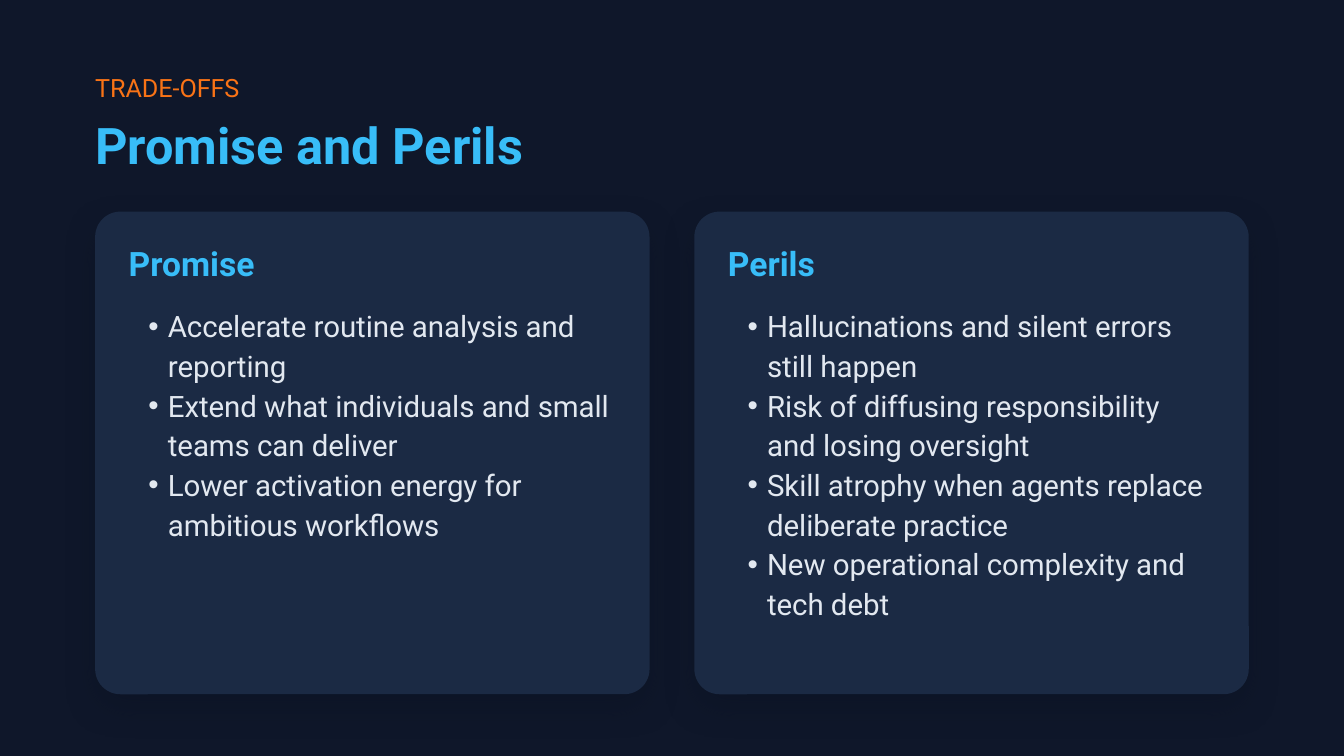
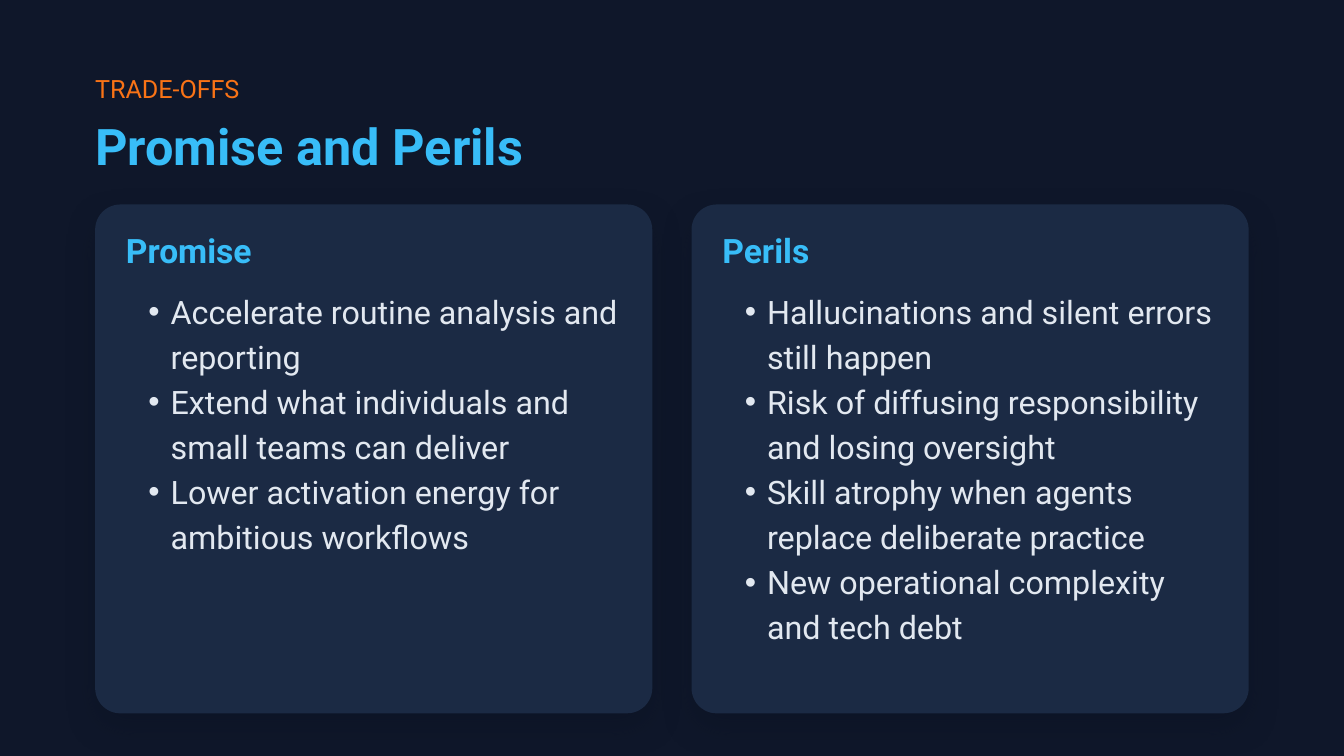
Before and after one commit to shanelindsay/agentic-r, a slide deck: slide 8 of slides-new/Agentic-AI-Agent-Talk.pptx. Drawn at 1344x756 pixels with LibreOffice and Linux fonts; fonts in the diff are those of the drawing. Boxes give left, top, right and bottom in pixels: in the first picture for what was removed or moved away, otherwise in the second. Text is boxed around its words. In the diff, an @@ line names an element or a change of style, - is before the commit and + after.

```diff
--- a/slides-new/Agentic-AI-Agent-Talk.pptx
+++ b/slides-new/Agentic-AI-Agent-Talk.pptx
@@ rounded rectangle at (95,204,653,714): proportions changed @@
@@ rounded rectangle: place and size @@
-rounded rectangle at (95,211,649,694)
+rounded rectangle at (95,204,653,714)
@@ rounded rectangle: place and size @@
-rounded rectangle at (695,211,1249,694)
+rounded rectangle at (692,204,1250,714)
@@ rounded rectangle at (692,204,1250,714): proportions changed @@
@@ text "Promise": place and size @@
-text "Promise" at (129,251,255,277)
+text "Promise" at (126,238,252,264)
@@ text "Perils": place and size @@
-text "Perils" at (728,251,815,277)
+text "Perils" at (722,238,809,264)
@@ text "Accelerate routine analysis and reporting": place and size @@
-text "Accelerate routine analysis and reporting" at (168,315,609,537)
+text "Accelerate routine analysis and reporting" at (171,300,617,550)
@@ text "Accelerate routine analysis and reporting" at (171,300,617,550): size 15.8 to 17.2 pt; indent changed; line spacing 21.3pt to 24.1pt @@
@@ text "Hallucinations and silent errors still ..." at (767,300,1213,640): size 15.8 to 17.2 pt; indent changed; line spacing 21.3pt to 24.1pt @@
@@ text "Hallucinations and silent errors still ...": place and size @@
-text "Hallucinations and silent errors still ..." at (767,315,1203,616)
+text "Hallucinations and silent errors still ..." at (767,300,1213,640)
```
Also in this commit, not shown: 20 other slides changed, 1 other file.
